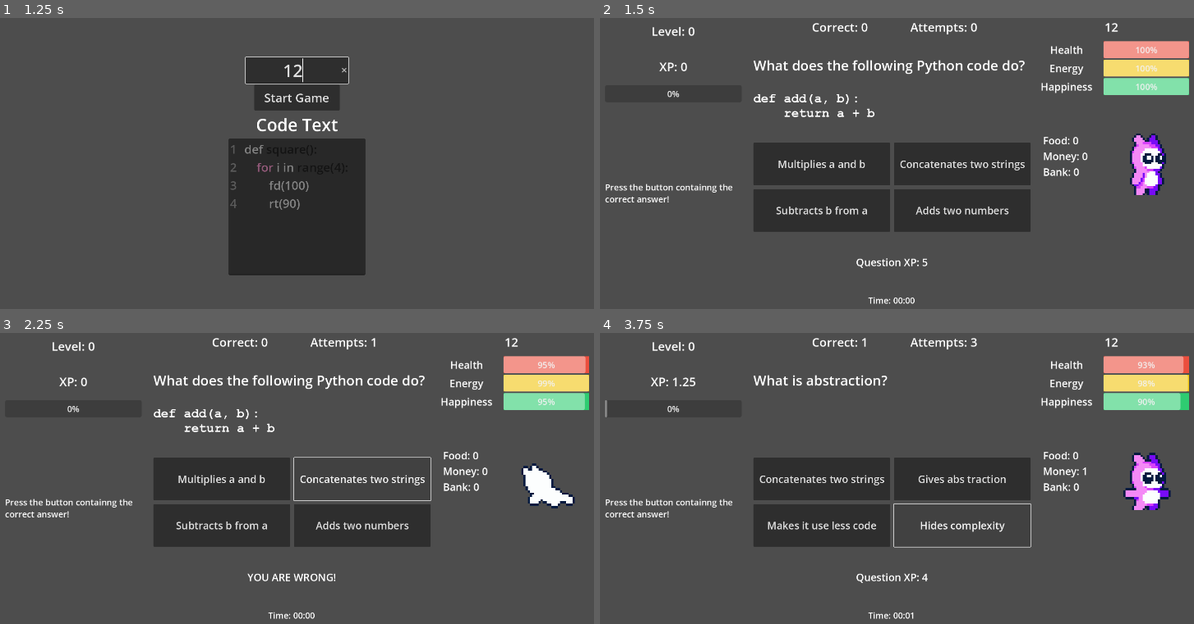
Above: before the commit, frames 1-4 (two rows, left to right).
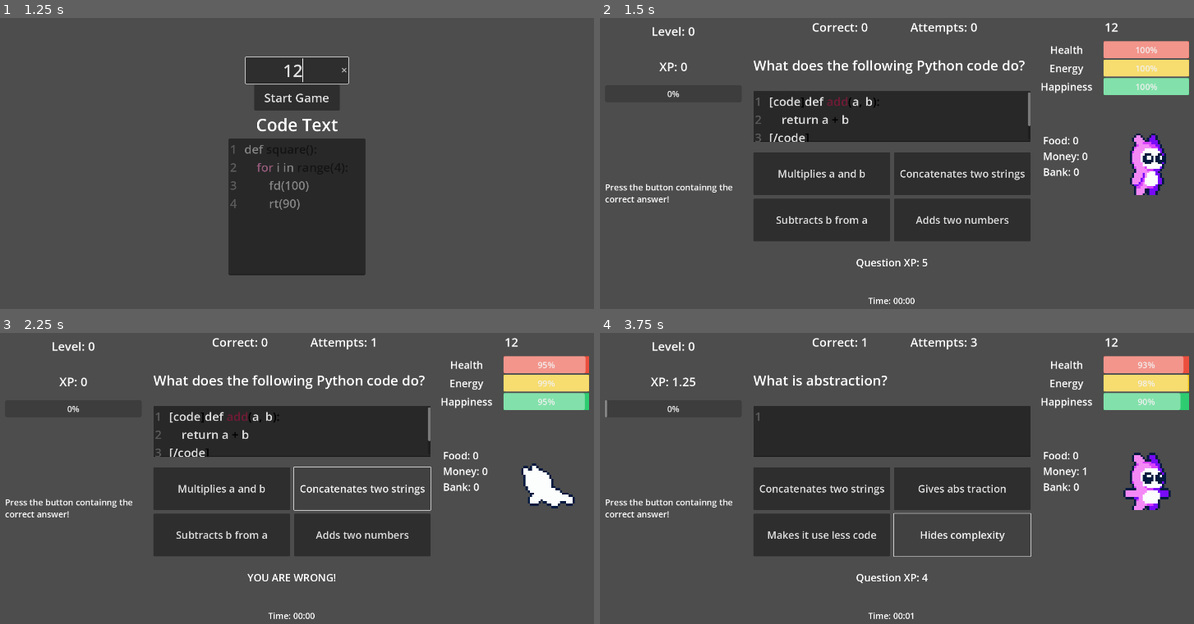
Above: after the commit, the same moments.

Repository: jweimerjr46/update-stats
Game: Godot game, scene res://main_menu.tscn
Same seed, same stepped clock (60 frames per second), same inputs: the game is played once before the commit and once after it.
Inputs (mouse positions are in pixels of both pictures, inside the frame that each line leads up to):
- Up to frame 1 (1.25 s): click (297, 70) at 0.52 s; type "12" at 0.6 s
- Up to frame 2 (1.5 s): click "Start Game" at 1.25 s
- Up to frame 3 (2.25 s): click "Concatenates two strings" at 2 s
- Up to frame 4 (3.75 s): click "Subtracts b from a" at 2.75 s; click "Adds two numbers" at 3.5 s

Frame 1 is identical in both runs. In frame 2, 14% of the frame differs, in the area x 25-73%, y 25-99%; in frame 3, 13%; in frame 4, 13%.

Commit message:
got it ready to change how the questions are formatted for the CodeEdit node

Diff:
--- a/MainMenu.gd
+++ b/MainMenu.gd
@@ -11,8 +11,6 @@
 	game_code.grab_focus()
 	for keyword in ["for"]:
 		syntax_label.syntax_highlighter.add_keyword_color(keyword, Color("#ff8ccc"))
-
-
 
 @warning_ignore("unused_parameter")
 func _process(delta):
--- a/quiz_screen.gd
+++ b/quiz_screen.gd
@@ -141,7 +141,7 @@
 
 func _ready():
 	question_label = $HBoxContainer/MarginContainer/VBoxContainer/QuestionLabel
-	code_label = $HBoxContainer/MarginContainer/VBoxContainer/CodeLabel
+	code_label = $HBoxContainer/MarginContainer/VBoxContainer/MarginContainer/CodeLabel
 	xp_label = $HBoxContainer/VBoxContainer3/XPLabel
 	correct_label = $HBoxContainer/MarginContainer/VBoxContainer/HBoxContainer/CorrectLabel
 	total_label = $HBoxContainer/MarginContainer/VBoxContainer/HBoxContainer/TotalLabel
--- a/quiz_screen.tscn
+++ b/quiz_screen.tscn
@@ -6,6 +6,9 @@
 [ext_resource type="FontFile" uid="uid://dr7lkak8x87kx" path="res://COURBD.TTF" id="3_urk0w"]
 [ext_resource type="Texture2D" uid="uid://c0lg7bsrky5da" path="res://assets/Pink_Monster_Death_8.png" id="4_41yrh"]
 [ext_resource type="AudioStream" uid="uid://6lsqx7vwi1ax" path="res://assets/up.wav" id="5_nw8xe"]
+
+[sub_resource type="CodeHighlighter" id="CodeHighlighter_e8wcv"]
+function_color = Color(0.443137, 0.105882, 0.211765, 1)
 
 [sub_resource type="StyleBoxFlat" id="StyleBoxFlat_akapy"]
 bg_color = Color(0.92, 0.30728, 0.2392, 1)
@@ -262,7 +265,8 @@
 vertical_alignment = 1
 autowrap_mode = 2
 
-[node name="CodeLabel" type="RichTextLabel" parent="HBoxContainer/MarginContainer/VBoxContainer"]
+[node name="CodeLabelNotUsed" type="RichTextLabel" parent="HBoxContainer/MarginContainer/VBoxContainer"]
+visible = false
 custom_minimum_size = Vector2(0, 150)
 layout_mode = 2
 theme_override_fonts/mono_font = ExtResource("3_urk0w")
@@ -275,6 +279,22 @@
 fit_content = true
 deselect_on_focus_loss_enabled = false
 drag_and_drop_selection_enabled = false
+
+[node name="MarginContainer" type="MarginContainer" parent="HBoxContainer/MarginContainer/VBoxContainer"]
+custom_minimum_size = Vector2(0, 150)
+layout_mode = 2
+theme_override_constants/margin_bottom = 30
+
+[node name="CodeLabel" type="CodeEdit" parent="HBoxContainer/MarginContainer/VBoxContainer/MarginContainer"]
+custom_minimum_size = Vector2(0, 150)
+layout_mode = 2
+theme_override_colors/font_readonly_color = Color(0.921569, 0.921569, 0.921569, 1)
+theme_override_font_sizes/font_size = 35
+text = "for i in range(5):
+	print(i)"
+editable = false
+syntax_highlighter = SubResource("CodeHighlighter_e8wcv")
+gutters_draw_line_numbers = true
 
 [node name="GridContainer" type="GridContainer" parent="HBoxContainer/MarginContainer/VBoxContainer"]
 layout_mode = 2
Not shown: 1 places in quiz_screen.tscn that only renumber resources
